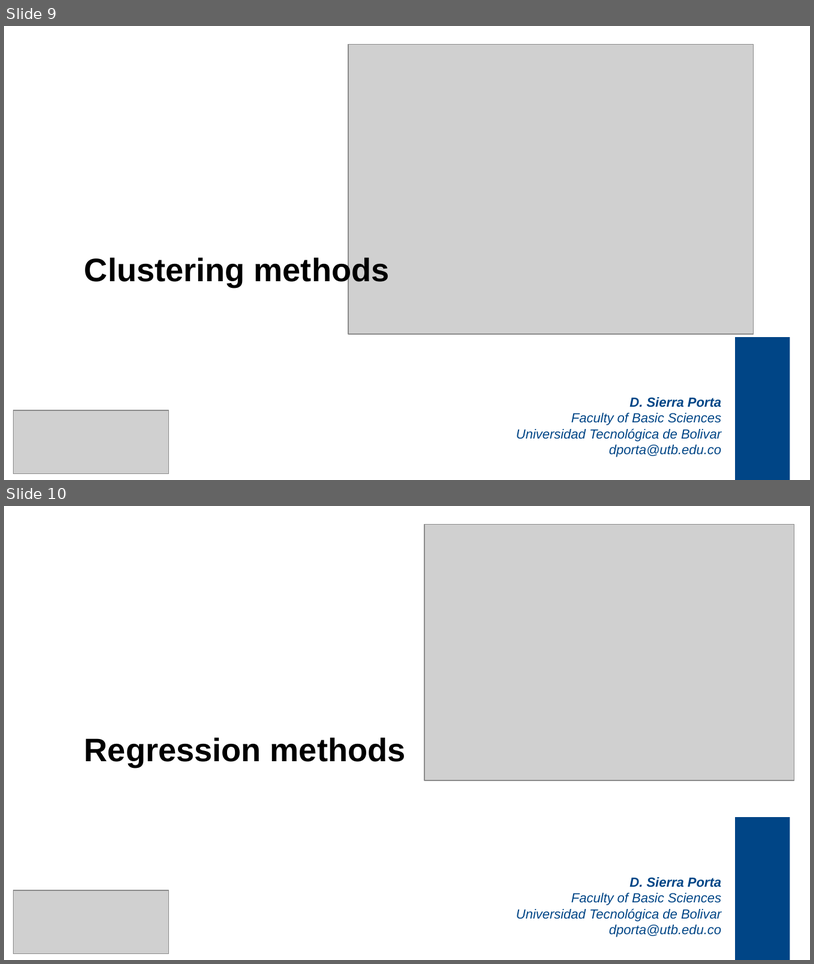
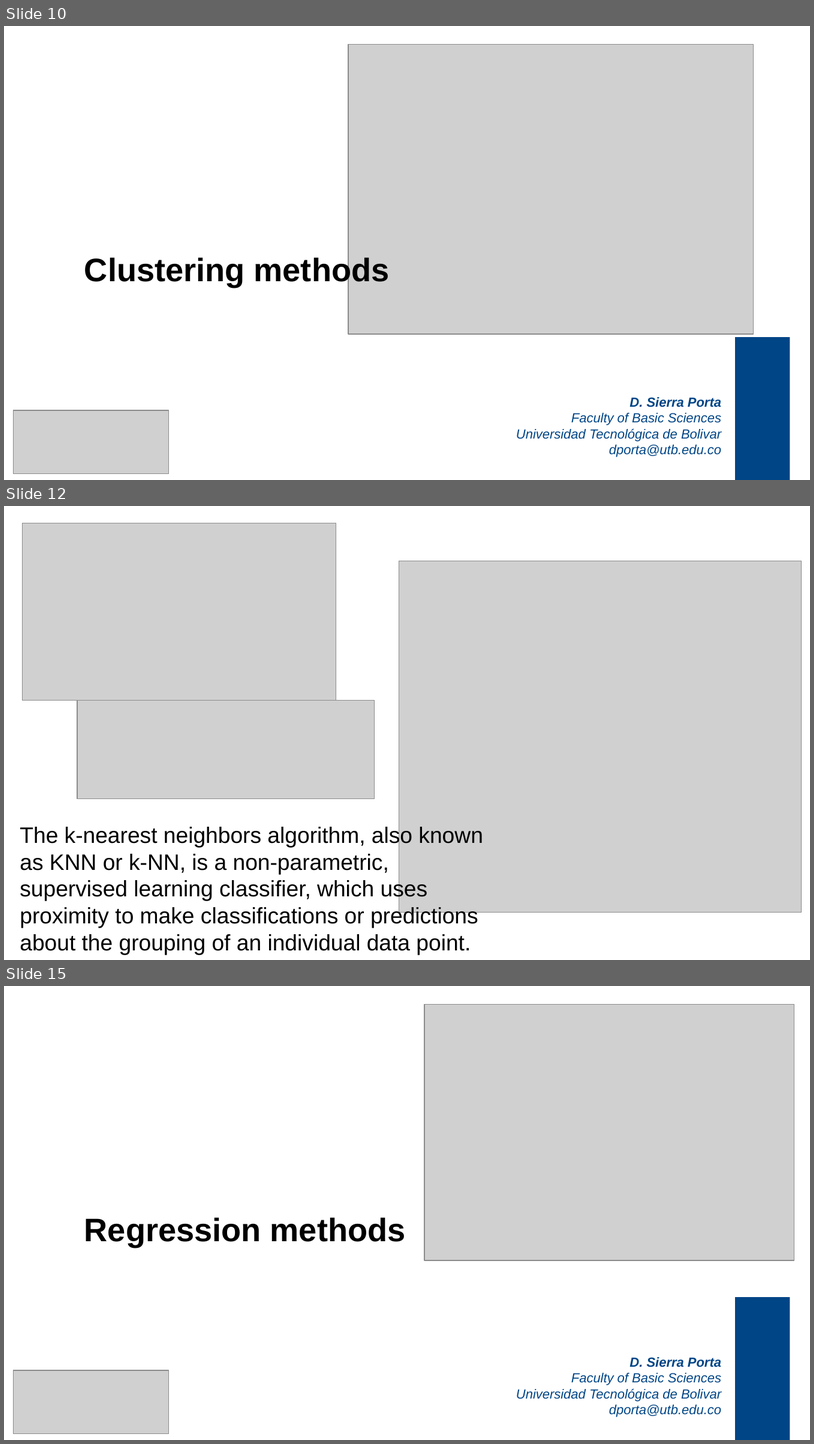
Before and after one commit to sierraporta/introductory-journey-data-science, a slide deck: Lectures/DataScience_Workshop2022.odp. Shown one above the other, each under a label of ours: slides 9 and 10 before the commit, slides 10, 12 and 15 after it; the slides between them are not shown. The pictures are 814x964 and 814x1444 pixels, drawn with LibreOffice and Linux fonts; fonts in the diff are those of the drawing; grey boxes stand for pictures. Boxes give left, top, right and bottom in pixels: in the first picture for what was removed or moved away, otherwise in the second. Text is boxed around its words. In the diff, an @@ line names an element or a change of style, - is before the commit and + after.

```diff
--- a/Lectures/DataScience_Workshop2022.odp
+++ b/Lectures/DataScience_Workshop2022.odp
@@ slide 12 added at bbox=[4, 506, 810, 960], background #FFFFFF @@
@@ picture added at bbox=[22, 523, 336, 700] @@
@@ picture added at bbox=[399, 561, 803, 912] @@
@@ picture added at bbox=[77, 700, 375, 799] @@
@@ text added at bbox=[20, 825, 483, 954], 22 pt, text #000000 @@
+The k-nearest neighbors algorithm, also known as KNN or k-NN, is a non-parametric, supervised learning classifier, which uses proximity to make classifications or predictions about the grouping of an individual data point.
@@ what was slide 9 is now slide 10 @@
@@ what was slide 10 is now slide 15 @@
```
Also in this commit, not shown: 4 other slides added, 2 other files.
